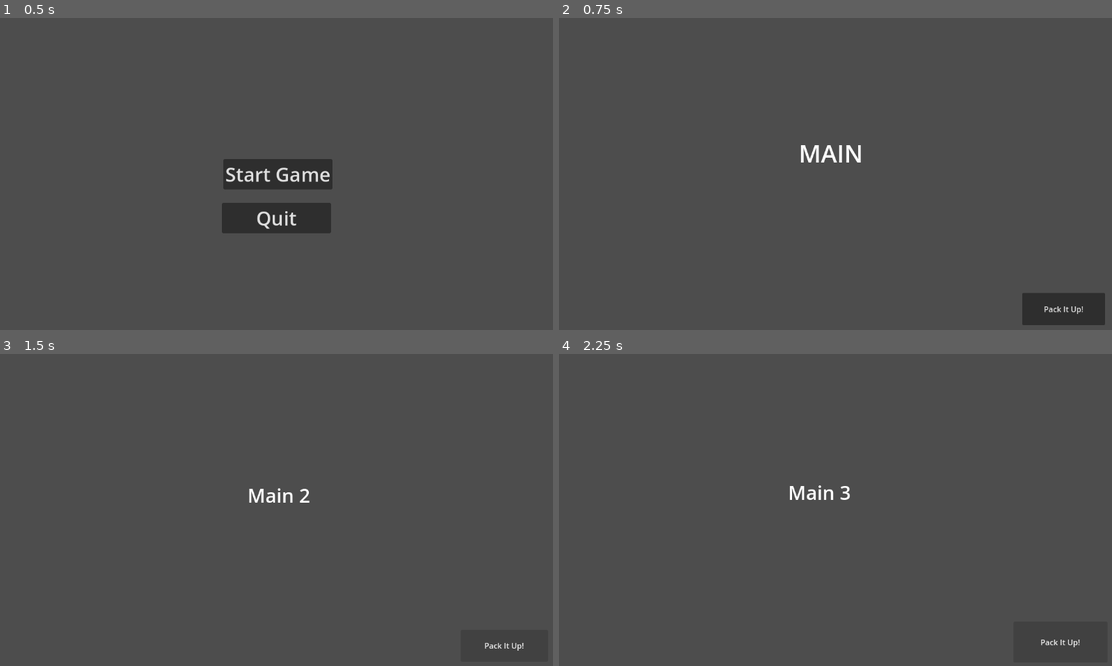
Above: before the commit, frames 1-4 (two rows, left to right).
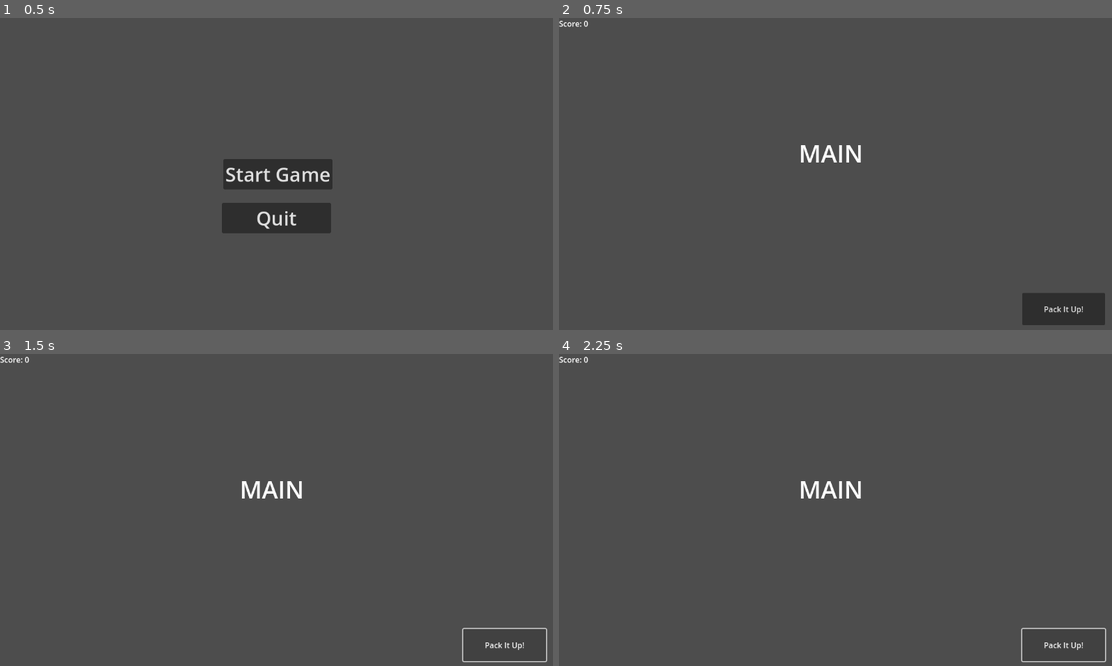
Above: after the commit, the same moments.

Repository: Schipwreck/GMTK-GameJam-2024
Game: Godot game, scene res://Scenes/title_screen.tscn
Same seed, same stepped clock (60 frames per second), same inputs: the game is played once before the commit and once after it.
Inputs:
- Up to frame 1 (0.5 s): no input
- Up to frame 2 (0.75 s): click "Start Game" at 0.5 s
- Up to frame 3 (1.5 s): click "Pack It Up!" at 1.25 s
- Up to frame 4 (2.25 s): click "Pack It Up!" at 2 s

Frame 1 is identical in both runs. In frame 2, less than 0.1% of the frame differs, in the area x 0-6%, y 0-3%; in frame 3, 0.8%, in the area x 0-99%, y 0-99%; in frame 4, 0.8%.

Commit message:
scoring skeleton
basic score page, score counter, level incrementation

Diff:
--- a/Scenes/main_scene.tscn
+++ b/Scenes/main_scene.tscn
@@ -1,6 +1,7 @@
-[gd_scene load_steps=2 format=3 uid="uid://p06og2jhhk8r"]
+[gd_scene load_steps=3 format=3 uid="uid://p06og2jhhk8r"]
 
 [ext_resource type="Script" path="res://Scripts/main_scene.gd" id="1_pcalb"]
+[ext_resource type="Script" path="res://Scripts/global.gd" id="2_m23vh"]
 
 [node name="Main Scene" type="Node2D"]
 script = ExtResource("1_pcalb")
@@ -20,5 +21,12 @@
 offset_right = 1132.0
 offset_bottom = 638.0
 text = "Pack It Up!"
+script = ExtResource("2_m23vh")
+
+[node name="Score" type="Label" parent="."]
+offset_right = 40.0
+offset_bottom = 23.0
+text = "Score: 0"
+script = ExtResource("2_m23vh")
 
 [connection signal="pressed" from="PackitupButton" to="." method="_on_packitup_button_pressed"]
--- a/Scenes/main_scene_2.tscn
+++ b/Scenes/main_scene_2.tscn
@@ -1,6 +1,7 @@
-[gd_scene load_steps=2 format=3 uid="uid://suwv0362sefa"]
+[gd_scene load_steps=3 format=3 uid="uid://suwv0362sefa"]
 
 [ext_resource type="Script" path="res://Scripts/main_scene_2.gd" id="1_tys0y"]
+[ext_resource type="Script" path="res://Scripts/global.gd" id="2_74v7k"]
 
 [node name="main_scene_2" type="Node2D"]
 script = ExtResource("1_tys0y")
@@ -11,6 +12,7 @@
 offset_right = 1136.0
 offset_bottom = 639.0
 text = "Pack It Up!"
+script = ExtResource("2_74v7k")
 
 [node name="Label" type="Label" parent="."]
 offset_left = 456.0
@@ -22,4 +24,10 @@
 horizontal_alignment = 1
 vertical_alignment = 1
 
+[node name="Score" type="Label" parent="."]
+offset_right = 40.0
+offset_bottom = 23.0
+text = "Score: 0"
+script = ExtResource("2_74v7k")
+
 [connection signal="pressed" from="PackitupButton" to="." method="_on_packitup_button_pressed"]
--- a/Scenes/main_scene_3.tscn
+++ b/Scenes/main_scene_3.tscn
@@ -1,6 +1,7 @@
-[gd_scene load_steps=2 format=3 uid="uid://pc52mcamwith"]
+[gd_scene load_steps=3 format=3 uid="uid://pc52mcamwith"]
 
 [ext_resource type="Script" path="res://Scripts/main_scene_3.gd" id="1_11dn5"]
+[ext_resource type="Script" path="res://Scripts/global.gd" id="2_unav6"]
 
 [node name="main_scene3" type="Node2D"]
 script = ExtResource("1_11dn5")
@@ -11,6 +12,7 @@
 offset_right = 1137.0
 offset_bottom = 641.0
 text = "Pack It Up!"
+script = ExtResource("2_unav6")
 
 [node name="Label" type="Label" parent="."]
 offset_left = 391.0
@@ -22,4 +24,10 @@
 horizontal_alignment = 1
 vertical_alignment = 1
 
+[node name="Score" type="Label" parent="."]
+offset_right = 40.0
+offset_bottom = 23.0
+text = "Score: 0"
+script = ExtResource("2_unav6")
+
 [connection signal="pressed" from="PackitupButton" to="." method="_on_packitup_button_pressed"]
--- /dev/null
+++ b/Scenes/score_page.tscn
@@ -0,0 +1,26 @@
+[gd_scene load_steps=3 format=3 uid="uid://ck2wdewkt3an5"]
+
+[ext_resource type="Script" path="res://Scripts/global.gd" id="1_se2r3"]
+[ext_resource type="Script" path="res://Scripts/score_page.gd" id="2_t6xn7"]
+
+[node name="ScorePage" type="Node2D"]
+script = ExtResource("2_t6xn7")
+
+[node name="Continue" type="Button" parent="."]
+offset_left = 530.0
+offset_top = 385.0
+offset_right = 655.0
+offset_bottom = 443.0
+text = "Continue"
+script = ExtResource("1_se2r3")
+
+[node name="Score" type="Label" parent="."]
+offset_left = 510.0
+offset_top = 303.0
+offset_right = 691.0
+offset_bottom = 370.0
+theme_override_font_sizes/font_size = 48
+text = "Score: 0"
+script = ExtResource("1_se2r3")
+
+[connection signal="pressed" from="Continue" to="." method="_on_continue_pressed"]
--- /dev/null
+++ b/Scripts/global.gd
@@ -0,0 +1,10 @@
+extends Node
+
+# global vars
+var overallScore = 0
+var levelCount = 1
+
+# placeholder function
+func _calculateScore(_delta):
+	# add score algorithm here...
+	pass
--- a/Scripts/main_scene.gd
+++ b/Scripts/main_scene.gd
@@ -1,5 +1,16 @@
 extends Node2D
 
+# callback function
+func _process(_delta):
+	# display overall score
+	$Score.text = "Score: %d" % Global.overallScore
 
-func _on_packitup_button_pressed():
-	get_tree().change_scene_to_file("res://Scenes/main_scene_2.tscn") #Input results 1 scene
+func _on_packitup_button_pressed(_delta):
+	# debug message
+	print("Level " + str(Global.levelCount) + " passed!")
+
+	# calc score goes here
+	Global.overallScore += 1
+
+	# change scene
+	get_tree().change_scene_to_file("res://Scenes/score_page.tscn")
--- a/Scripts/main_scene_2.gd
+++ b/Scripts/main_scene_2.gd
@@ -1,5 +1,16 @@
 extends Node2D
 
+# callback function
+func _process(_delta):
+	# display overall score
+	$Score.text = "Score: %d" % Global.overallScore
 
-func _on_packitup_button_pressed():
-	get_tree().change_scene_to_file("res://Scenes/main_scene_3.tscn") #Input results 2 scene
+func _on_packitup_button_pressed(_delta):
+	# debug message
+	print("Level " + str(Global.levelCount) + " passed!")
+
+	# calc score goes here..
+	Global.overallScore += 1
+
+	# change scene
+	get_tree().change_scene_to_file("res://Scenes/score_page.tscn")
--- a/Scripts/main_scene_3.gd
+++ b/Scripts/main_scene_3.gd
@@ -1,5 +1,16 @@
 extends Node2D
 
+# callback function
+func _process(_delta):
+	# display overall score
+	$Score.text = "Score: %d" % Global.overallScore
 
-func _on_packitup_button_pressed():
-	get_tree().change_scene_to_file("res://Scenes/main_scene.tscn") # Input Results 3 scene
+func _on_packitup_button_pressed(_delta):
+	# debug msg
+	print("Level " + str(Global.levelCount) + " passed!")
+
+	# calc score goes here..
+	Global.overallScore += 1
+
+	# change scene
+	get_tree().change_scene_to_file("res://Scenes/score_page.tscn")
--- /dev/null
+++ b/Scripts/score_page.gd
@@ -0,0 +1,33 @@
+extends Node
+
+# callback function
+func _process(_delta):
+	$Score.text = "Score: %d" % Global.overallScore
+
+# continue button logic
+func _on_continue_pressed(_delta):
+	# empty string
+	var string = ""
+
+	# increment level count by 1 every time continue is pressed
+	Global.levelCount += 1
+
+	# to add levels, increase value below
+	if Global.levelCount == 4:
+		# reset level AND score once levelCount reaches the value above
+		Global.levelCount = 1 # levelCount always needs to start at 1 due to Jacob's retarded naming conventions
+		Global.overallScore = 0
+		string = "res://Scenes/main_scene.tscn"
+		# debug msg
+		print(string)
+
+		# change scene to first level, game restarting
+		# can also make the game end here
+		get_tree().change_scene_to_file(string)
+	else:
+		string = "res://Scenes/main_scene_" + str(Global.levelCount) + ".tscn"
+		# debug msg
+		print(string)
+
+		# change scene to next level
+		get_tree().change_scene_to_file(string)
--- a/project.godot
+++ b/project.godot
@@ -14,3 +14,7 @@
 run/main_scene="res://Scenes/title_screen.tscn"
 config/features=PackedStringArray("4.3", "Forward Plus")
 config/icon="res://icon.svg"
+
+[autoload]
+
+Global="*res://Scripts/global.gd"
